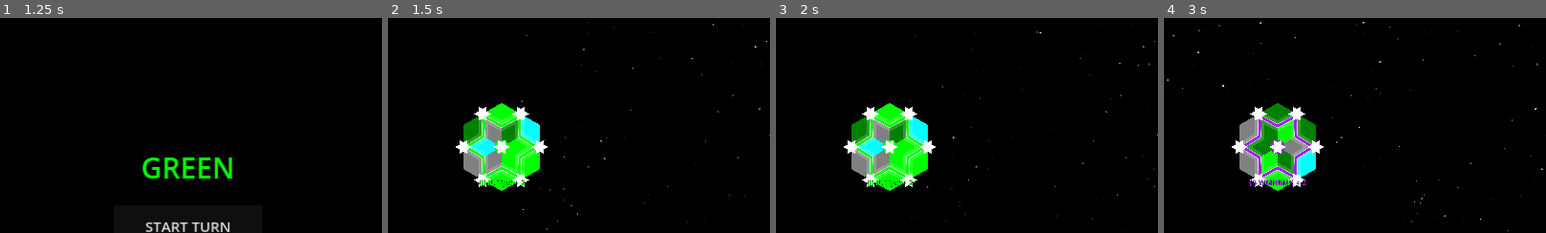
Above: before the commit, frames 1-4 (left to right).
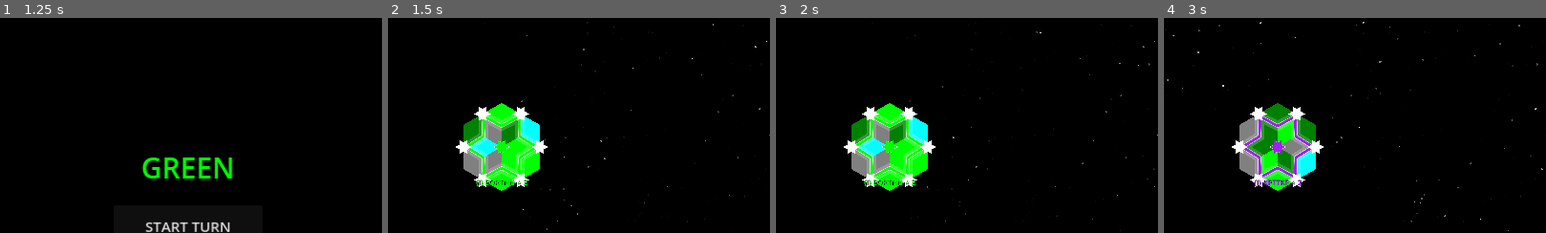
Above: after the commit, the same moments.

Repository: Cy13eruna/VyV
Game: Godot game, scene res://main.tscn
Two runs of this game, one before a commit and one after it. Both use one fixed random seed, a clock stepped at 60 frames per second and the inputs below.
Inputs:
- Up to frame 1 (1.25 s): click "2" at 0.5 s
- Up to frame 2 (1.5 s): click "START TURN" at 1.25 s
- Up to frame 3 (2 s): no input
- Up to frame 4 (3 s): click "END TURN" at 2 s; click "START TURN" at 2.75 s
The pictures show only the part of the screen within x 35-85%, y 20-70%; the shares and areas given below are measured in that part.

Frame 1 is identical in both runs. In frame 2, 0.4% of the frame differs, in the area x 23-37%, y 56-79%; in frame 3, 0.4%; in frame 4, 0.5%, in the area x 22-38%, y 56-79%.

Commit message:
Core Node Visuals

Diff:
--- a/src/systems/entities/Domain.gd
+++ b/src/systems/entities/Domain.gd
@@ -12,6 +12,7 @@
 var tile_size: float = 64.0
 var high_res_font: SystemFont
 var label_node: Node2D
+var core_symbol_node: Node2D
 
 var domain_name: String = ""
 var power: int = 1
@@ -24,6 +25,7 @@
 	self.z_as_relative = false
 	self.texture_filter = CanvasItem.TEXTURE_FILTER_LINEAR_WITH_MIPMAPS
 
+	_create_core_symbol_node()
 	_create_text_node()
 
 	if Signals.has_signal("domains_visibility_updated"):
@@ -40,6 +42,14 @@
 	high_res_font.msdf_size = 128
 	high_res_font.generate_mipmaps = true
 
+func _create_core_symbol_node() -> void:
+	core_symbol_node = Node2D.new()
+	core_symbol_node.name = "CoreSymbol"
+	core_symbol_node.z_index = 0
+	core_symbol_node.z_as_relative = false
+	add_child(core_symbol_node)
+	core_symbol_node.draw.connect(_draw_hexagram)
+
 func _create_text_node() -> void:
 	label_node = Node2D.new()
 	label_node.name = "DomainLabel"
@@ -59,6 +69,7 @@
 	self.outer_r = tile_size * 0.92
 	self.inner_r = tile_size * 0.55
 	queue_redraw()
+	if core_symbol_node: core_symbol_node.queue_redraw()
 	if label_node: label_node.queue_redraw()
 
 # --- INPUT E INTERAÇÃO ---
@@ -78,7 +89,6 @@
 
 			if _can_open_upgrade_menu():
 				if is_instance_valid(Signals):
-					# ATUALIZADO: Agora envia self e a posição global para foco da câmera
 					Signals.request_upgrade_menu.emit(self, self.global_position)
 				get_viewport().set_input_as_handled()
 
@@ -90,10 +100,6 @@
 	return false
 
 func _can_open_upgrade_menu() -> bool:
-	# Verifica se é o turno do dono deste domínio (opcional, mas recomendado)
-	# var turn_mgr = get_tree().get_first_node_in_group("turn_manager")
-	# if turn_mgr and turn_mgr.current_player_id != owner_id: return false
-
 	return power >= domain_level and not _is_occupied()
 
 func _is_occupied() -> bool:
@@ -106,15 +112,9 @@
 # --- SISTEMA DE RECRUTAMENTO (UPGRADE) ---
 
 func upgrade_level() -> void:
-	# 1. Consome o poder (Custo = Nível Atual)
 	add_power(-domain_level)
-
-	# 2. Aumenta o nível
 	domain_level += 1
-
-	# 3. Recruta o Vagabond
 	_spawn_vagabond_on_upgrade()
-
 	_refresh_all()
 
 	if is_instance_valid(Signals):
@@ -125,7 +125,6 @@
 	if is_instance_valid(v_manager) and v_manager.has_method("spawn_vagabond"):
 		var v_name = _generate_vagabond_name_3_letters()
 		v_manager.spawn_vagabond(self.grid_pos, self.entity_color, self.owner_id, v_name)
-		print("[Domain] %s recrutou o Vagabond: %s" % [domain_name, v_name])
 
 func _generate_vagabond_name_3_letters() -> String:
 	var alphabet = "ABCDEFGHIJKLMNOPQRSTUVWXYZ"
@@ -136,14 +135,13 @@
 
 func add_power(amount: int) -> void:
 	power = max(0, power + amount)
-
 	if power <= 0 and is_instance_valid(Signals):
 		Signals.domain_power_depleted.emit(owner_id)
-
 	_refresh_all()
 
 func _refresh_all() -> void:
 	queue_redraw()
+	if core_symbol_node: core_symbol_node.queue_redraw()
 	if label_node: label_node.queue_redraw()
 
 func _get_roman_level(lv: int) -> String:
@@ -176,11 +174,36 @@
 	draw_polyline(pts, Color(1, 1, 1, 0.7), 6.0 * upscale, true)
 	draw_polyline(pts, entity_color, 4.0 * upscale, true)
 
-	if not _is_occupied():
-		var center_color = entity_color if power >= domain_level else Color(0.2, 0.2, 0.2, 0.8)
-		draw_circle(Vector2.ZERO, 12.0 * upscale, center_color)
-
 	draw_set_transform(Vector2.ZERO, 0.0, Vector2.ONE)
+
+func _draw_hexagram() -> void:
+	if _is_occupied(): return
+
+	var upscale = 4.0
+	var downscale = 1.0 / upscale
+	core_symbol_node.draw_set_transform(Vector2.ZERO, 0.0, Vector2(downscale, downscale))
+
+	var radius = 10.0 * upscale
+	var symbol_color = entity_color if power >= domain_level else Color.WHITE
+	# Garante que a cor de preenchimento seja totalmente opaca
+	var opaque_fill = Color(symbol_color.r, symbol_color.g, symbol_color.b, 1.0)
+
+	# Rotação de 30 graus convertida para radianos
+	var rotation_offset = deg_to_rad(30)
+
+	for orientation in [1, -1]:
+		var tri_pts = PackedVector2Array()
+		for i in range(4):
+			# Base 90/-90 + 30 graus de rotação solicitada
+			var angle = deg_to_rad(i * 120 + (90 if orientation > 0 else -90)) + rotation_offset
+			tri_pts.append(Vector2(cos(angle), sin(angle)) * radius)
+
+		# Preenchimento opaco
+		core_symbol_node.draw_colored_polygon(tri_pts, opaque_fill)
+		# Borda
+		core_symbol_node.draw_polyline(tri_pts, symbol_color, 2.5 * upscale, true)
+
+	core_symbol_node.draw_set_transform(Vector2.ZERO, 0.0, Vector2.ONE)
 
 func _draw_label() -> void:
 	if not high_res_font: return
@@ -202,7 +225,7 @@
 # --- GERAÇÃO DE NOMES DO DOMÍNIO ---
 
 func _generate_unique_initial_name(length: int) -> String:
-	var standard_alphabet = "ABCDEFGHIJKLMNOPQRSTUVWXYZ"
+	var standard_alphabet = "ABCDEFGHIJKLMNOPQRSTUVWXYZÇ"
 	var available_initials = ""
 	for char in standard_alphabet:
 		if not char in used_initials: available_initials += char
